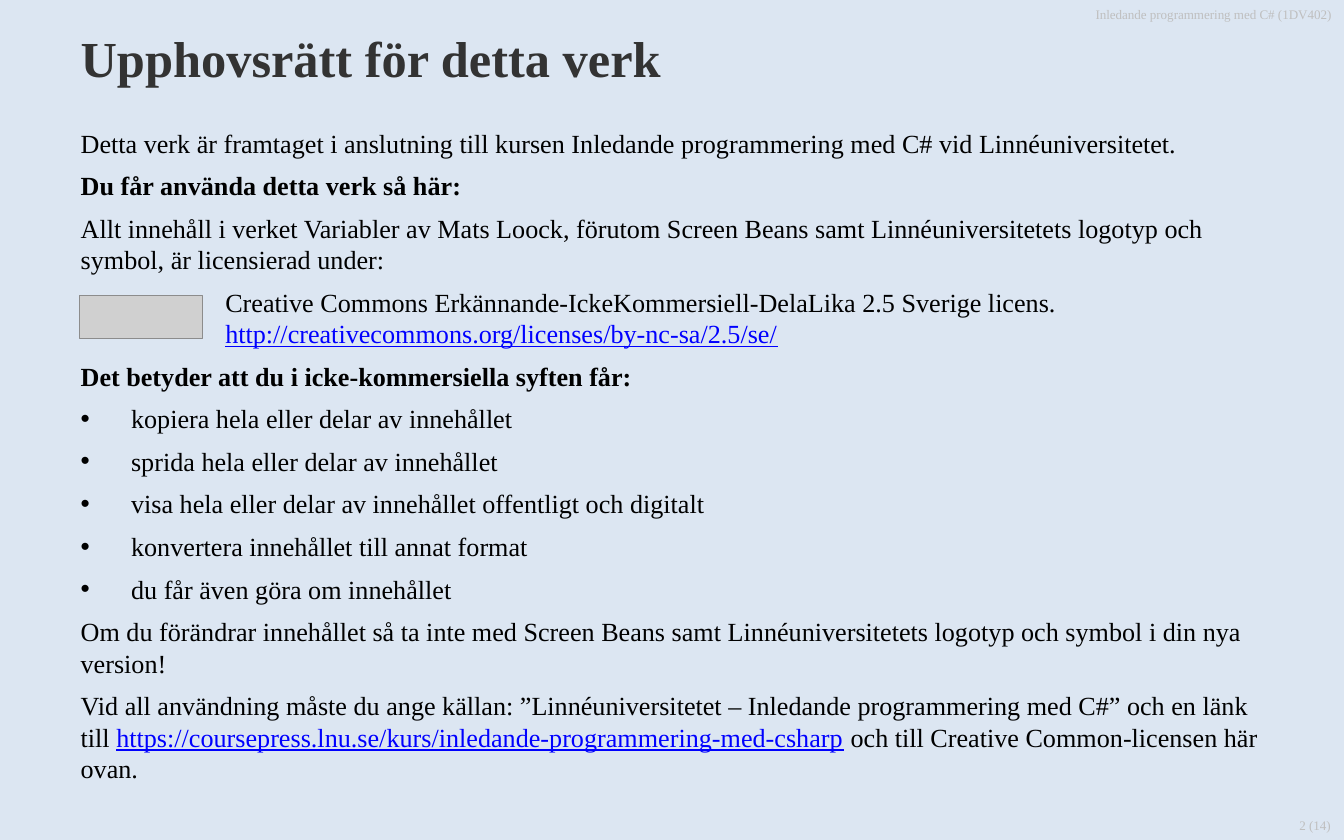
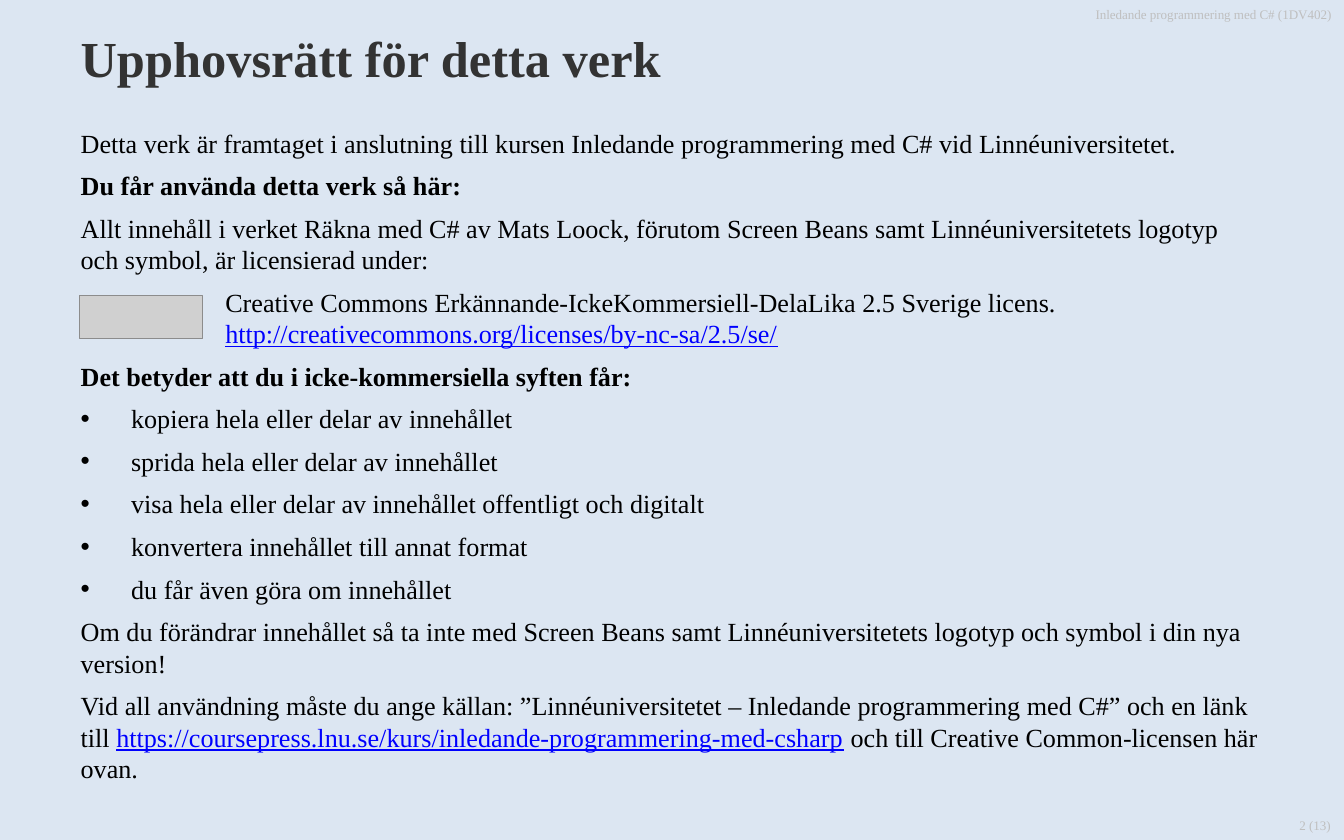
Before and after one commit to 1dv402/kursmaterial, a slide deck: slide 2 of Presentationsmaterial/Dokument/1.2 Räkna med C#.pptx. Drawn at 1344x840 pixels with LibreOffice and Linux fonts; fonts in the diff are those of the drawing; grey boxes stand for pictures; background and template pictures are left out. Boxes give left, top, right and bottom in pixels: in the first picture for what was removed or moved away, otherwise in the second. Text is boxed around its words. In the diff, an @@ line names an element or a change of style, - is before the commit and + after.

```diff
--- a/Presentationsmaterial/Dokument/1.2 Räkna med C#.pptx
+++ b/Presentationsmaterial/Dokument/1.2 Räkna med C#.pptx
@@ text at [81,219,1218,275]: text changed @@
-Allt innehåll i verket Variabler av Mats Loock, förutom Screen Beans samt Linnéuniversitetets logotyp och symbol, är licensierad under:
+Allt innehåll i verket Räkna med C# av Mats Loock, förutom Screen Beans samt Linnéuniversitetets logotyp och symbol, är licensierad under:
@@ page number at [1299,822,1331,830]: text changed @@
-2 (14)
+2 (13)
```
Also in this commit, not shown: 17 other files.
